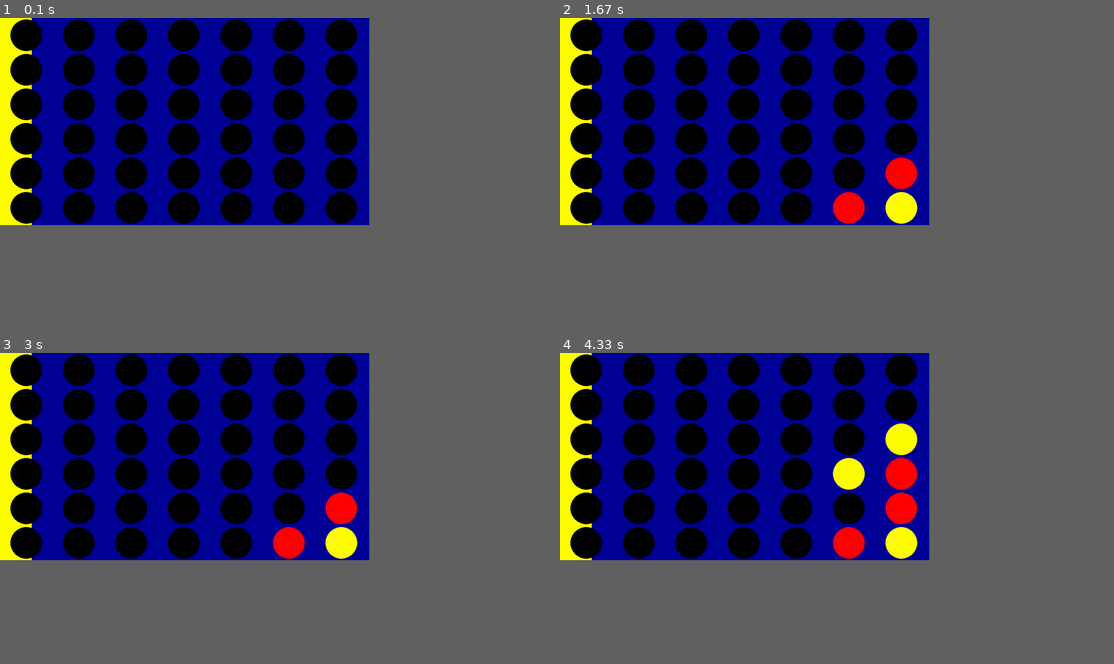
Above: before the commit, frames 1-4 (two rows, left to right).
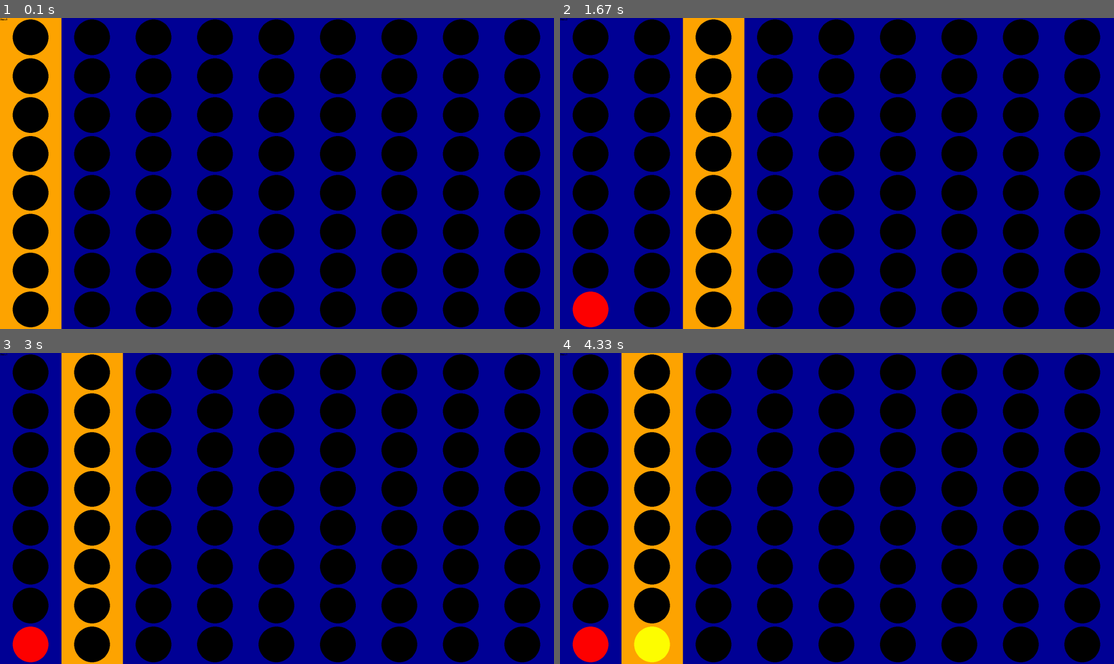
Above: after the commit, the same moments.

Repository: Iain4/connect_5
Game: pygame game, started from connect_x.py
Two runs of this game, one before a commit and one after it. Both use one fixed random seed, a clock stepped at 60 frames per second and the inputs below.
Inputs:
- Up to frame 1 (0.1 s): no input
- Up to frame 2 (1.67 s): tap Enter at 0.33 s; hold Right 0.67-1.13 s; hold Right 1.17-1.63 s
- Up to frame 3 (3 s): hold Left 1.67-2.2 s; hold Left 2.23-2.63 s; hold Right from 2.67 s (still down)
- Up to frame 4 (4.33 s): release Right at 3.3 s; tap Enter at 3.33 s; hold Left 3.67-4.13 s; hold Right from 4.17 s (still down)
In our replay, the window is 600x337 before the commit and 900x506 after it. These sizes can differ from the game's own. Grey fills any space a smaller window leaves; there, only what the larger window draws over its background counts as a difference.

The runs differ from the first frame. In frame 1, 52% of the frame differs, in the area x 0-98%, y 0-100%; in frame 2, 52%; in frame 3, 53%; in frame 4, 54%.

Commit message:
got connect x all working

Diff:
--- a/Base_Connectanator.py
+++ b/Base_Connectanator.py
@@ -10,18 +10,22 @@
         self.board = np.zeros((self.rows, self.slots), dtype=int)
         self.turn = 0
 
-    def players_move(self, move):
+    def check_move(self, move):
+        if move is None:
+            return None
         try:
             move = int(move)
+
+            if move not in self.moves:
+                return None
+            elif self.board[0, move] != 0:
+                return None
+            else:
+                return move
+
         except ValueError:
             return None
 
-        if move not in self.moves:
-            return None
-        elif self.board[0, move] != 0:
-            return None
-        else:
-            return move
 
 
     def place_counter(self):
@@ -38,15 +42,18 @@
 
 
     def game_turn(self, players_move=None):
-        if players_move is None:
+        move = self.check_move(players_move)
+
+        if move == None:
             return False, self.get_player()
 
-        self.set_move(players_move)
+        self.set_move(move)
         placement = self.place_counter()
         winner = self.any_winners(placement)
         if not winner:
             self.turn += 1
         return winner, self.get_player()
+
 
     def any_winners(self, placement):
         # think there might be a better way to return the value of this
--- a/Gameplay_Happenater.py
+++ b/Gameplay_Happenater.py
@@ -6,15 +6,18 @@
             self,
             connect_num:int,
             res=(1280,720),
-            frame_rate=60,
+            frame_rate=30,
         ):
         pg.init()
-        pg.key.set_repeat(10)
+        pg.key.set_repeat()
+        pg.font.init()
+        self.pg_text = pg.font.SysFont(pg.font.get_default_font(), 12)
+        self.clock = pg.time.Clock()
+        self.screen = pg.display.set_mode(res)
+
         self.connect_num = connect_num
         self.res = res
-        self.screen = pg.display.set_mode(res)
         self.frame_rate = frame_rate
-        self.clock = pg.time.Clock()
         self.running = False
 
         self.slots = 2 * connect_num - 1
@@ -44,37 +47,38 @@
             if event.type == pg.QUIT:
                 self.set_running(False)
 
-        keys = pg.key.get_pressed()
-        if keys[pg.K_ESCAPE]:
-            self.set_running(False)
-        if True: #keys[pg.K_LEFT]:
-            self.curr_slot = int((self.curr_slot - 1) % self.slots)
-        if keys[pg.K_RIGHT]:
-            self.curr_slot = int((self.curr_slot + 1) % self.slots)
-        if keys[pg.K_RETURN]:
-            return self.curr_slot
+            elif event.type == pg.KEYDOWN:
+                if event.key == pg.K_ESCAPE:
+                    self.set_running(False)
+                elif event.key == pg.K_LEFT:
+                    self.curr_slot = int((self.curr_slot - 1) % self.slots)
+                elif event.key == pg.K_RIGHT:
+                    self.curr_slot = int((self.curr_slot + 1) % self.slots)
+                elif event.key == pg.K_RETURN:
+                    return self.curr_slot
         return None
 
 
     def display_func(self):
         self.screen.fill((0,0,150))
-        rect_left = int(self.grid[self.curr_slot][0] - 0.5*self.slot_px)
+        rect_left = int(self.grid[self.curr_slot*self.rows][0] - 0.5*self.slot_px)
         self.screen.fill(
-            color="Yellow",
-            rect=(rect_left, 0, 2*self.cir_rad, self.res[1])
+            color="Orange",
+            rect=(rect_left, 0, self.slot_px, self.res[1])
         )
         colors = ["Black", "Red", "Yellow"]
         for n, point in enumerate(self.grid):
-            c = colors[self.board.flatten()[n]]
+            c = colors[self.board.flatten('F')[n]]
             pg.draw.circle(
                 surface=self.screen,
                 color=c,
                 center=point,
                 radius=self.cir_rad
             )
+        text_surf = self.pg_text.render(f'Slot={self.curr_slot}', False, (0,0,0))
+        self.screen.blit(text_surf, (1,1))
         pg.display.flip()
         self.clock.tick(self.frame_rate)
-
 
     def set_running(self, val:bool):
         self.running = val
--- a/connect_x.py
+++ b/connect_x.py
@@ -3,11 +3,11 @@
 from Gameplay_Happenater import Gameplay_Happenater
 import pygame as pg
 
-CONNECT_NUM = 4
+CONNECT_NUM = 5
 
 
 def main():
-    fe = Gameplay_Happenater(CONNECT_NUM)
+    fe = Gameplay_Happenater(CONNECT_NUM, res=(1920,1080))
     be = Base_Connectanator(CONNECT_NUM)
 
     fe.set_running(True)
@@ -18,6 +18,9 @@
             any_win, player_turn = be.game_turn(move)
             if any_win:
                 print(f'Player {player_turn} Wins!!!')
+                print(be.get_board())
+                break
+
         except Exception as e:
             pg.quit()
             raise e
